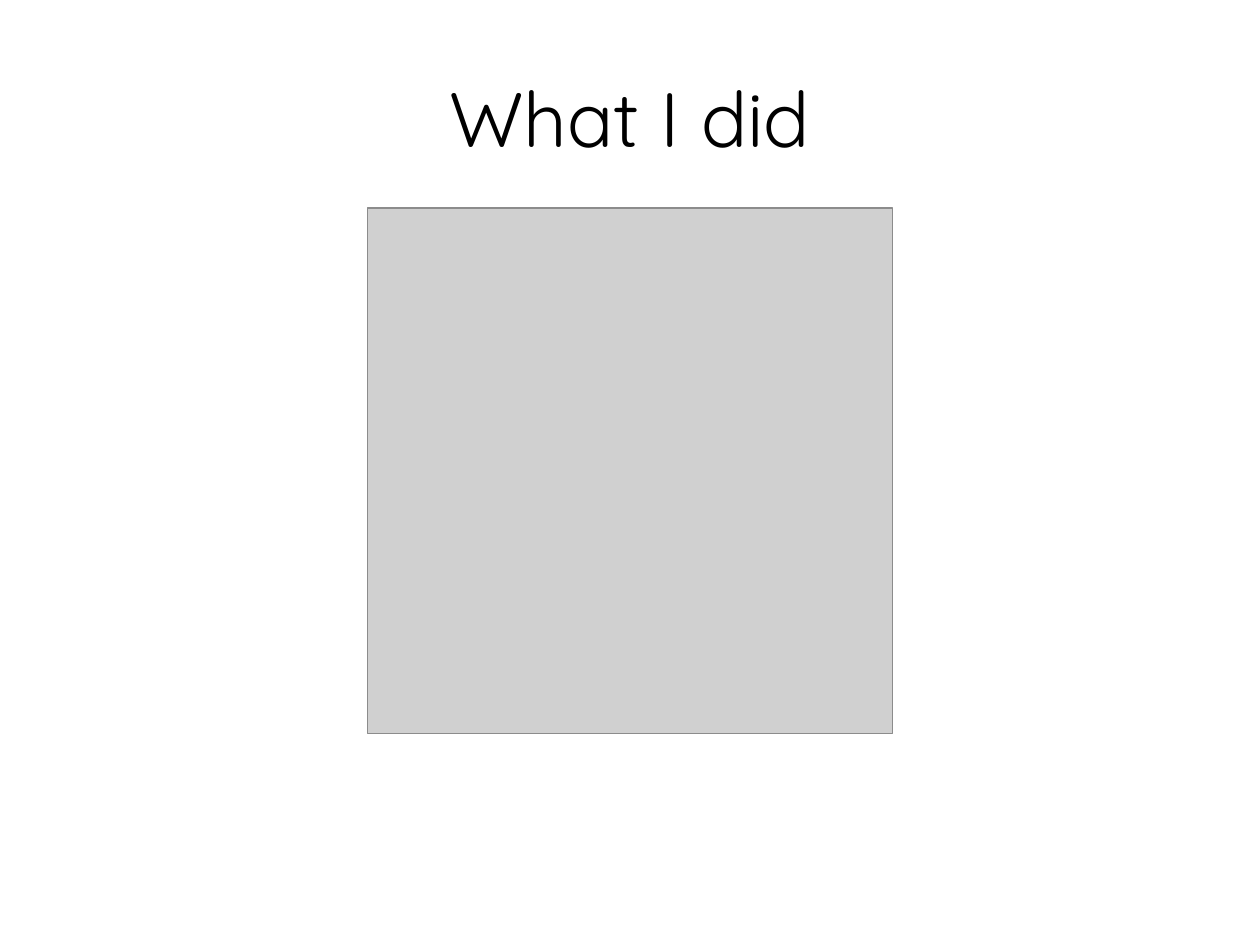
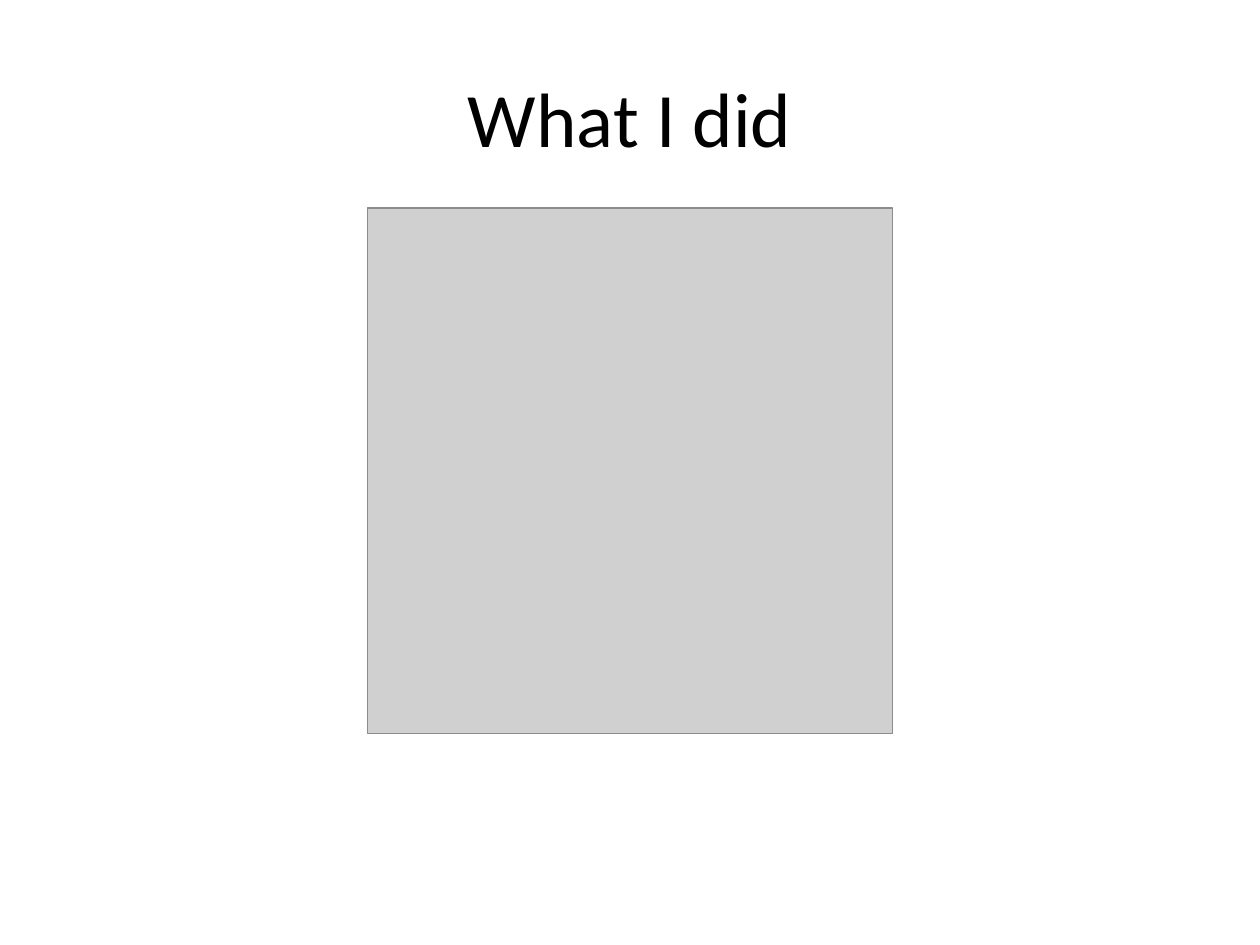
Before and after one commit to hdgarrood/yini-cttb-redmine, a slide deck: slide 2 of Migrating to Redmine.ppt. Drawn at 1260x945 pixels with LibreOffice and Linux fonts; fonts in the diff are those of the drawing; grey boxes stand for pictures; background and template pictures are left out. Boxes give left, top, right and bottom in pixels: in the first picture for what was removed or moved away, otherwise in the second. Text is boxed around its words. In the diff, an @@ line names an element or a change of style, - is before the commit and + after.

Commit message:
really fix style stuff
there was some weird stuff going on in the last two slides

```diff
--- a/Migrating to Redmine.ppt
+++ b/Migrating to Redmine.ppt
@@ title "What I did" at (x1=468, y1=93, x2=791, y2=148): font Quicksand to Calibri @@
```
Also in this commit, not shown: 6 other slides changed.
